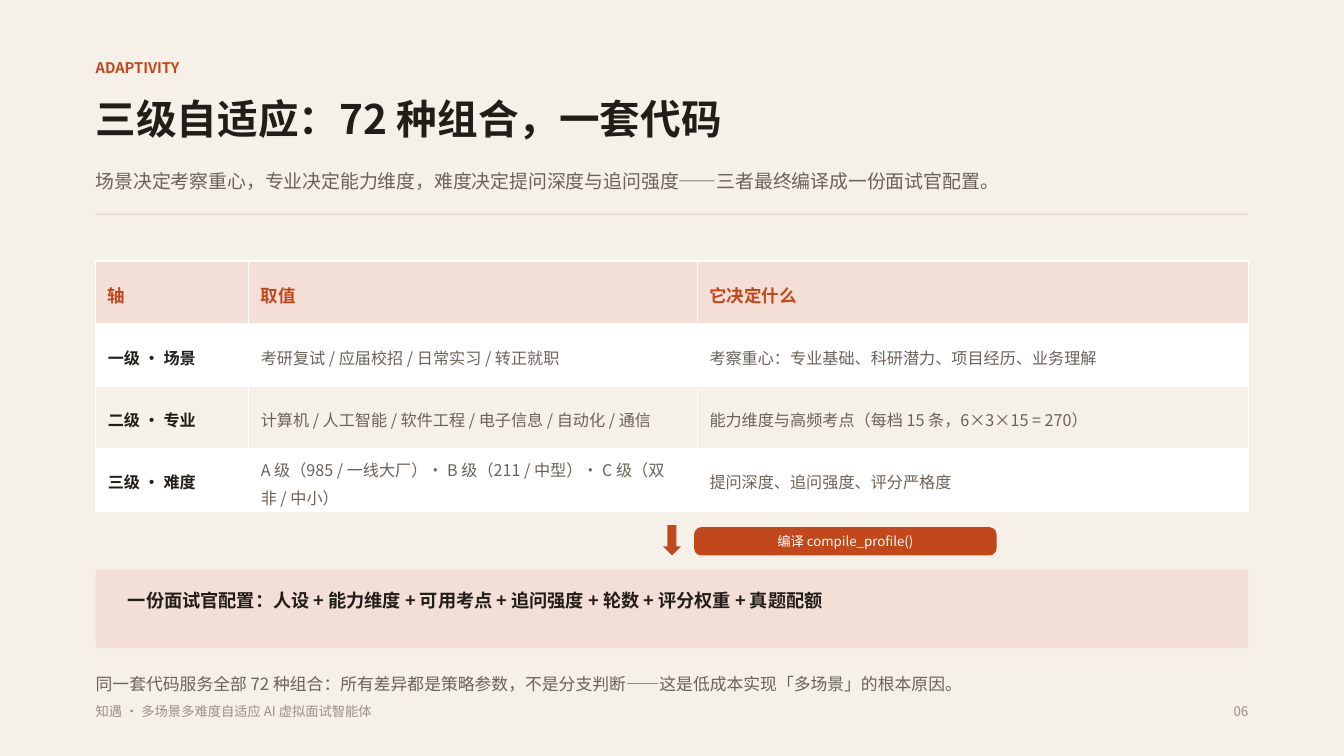
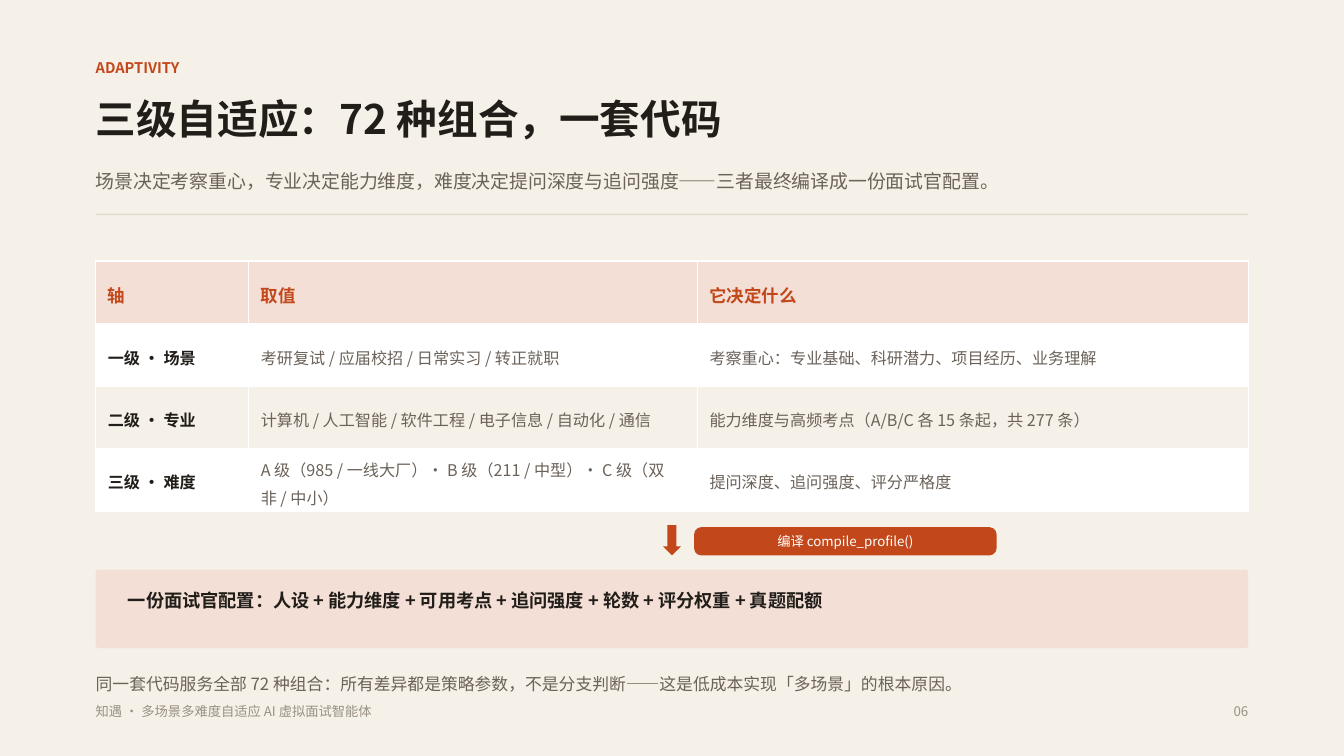
Before and after one commit to shuangxingxi/zhiyu-interview, a slide deck: slide 6 of 知遇-AI虚拟面试官-答辩.pptx. Drawn at 1344x756 pixels with LibreOffice and Linux fonts; fonts in the diff are those of the drawing. Boxes give left, top, right and bottom in pixels: in the first picture for what was removed or moved away, otherwise in the second. Text is boxed around its words. In the diff, an @@ line names an element or a change of style, - is before the commit and + after.

Commit message:
feat(v17): JD 命中考点一键开面试；答辩 PPT 与 README 口径对齐 277

```diff
--- a/知遇-AI虚拟面试官-答辩.pptx
+++ b/知遇-AI虚拟面试官-答辩.pptx
@@ table at (96, 261, 1248, 511) @@
-row 3, column 3: 能力维度与高频考点（每档 15 条，6×3×15 = 270）
+row 3, column 3: 能力维度与高频考点（A/B/C 各 15 条起，共 277 条）
```
Also in this commit, not shown: 6 other slides changed, 4 other files.
